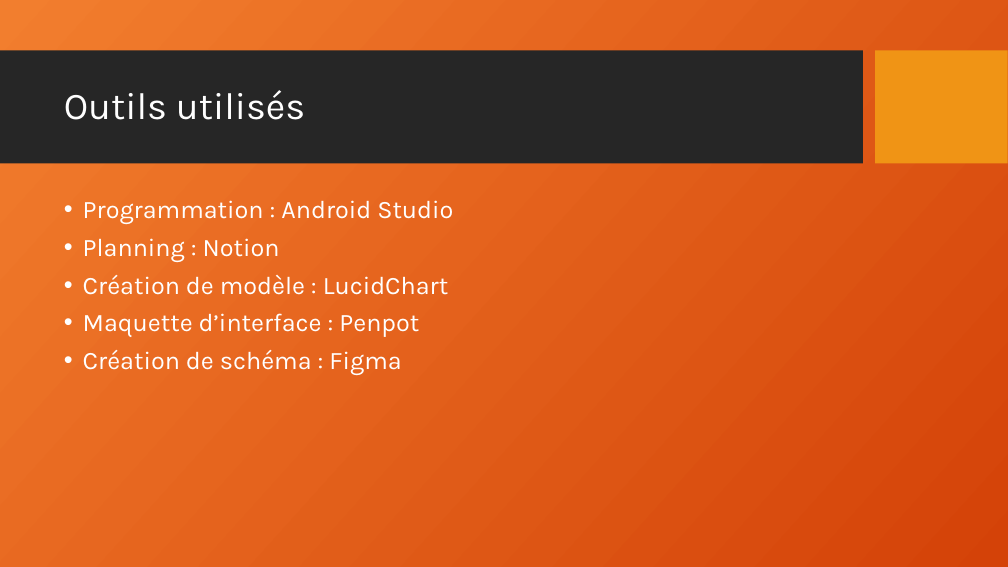
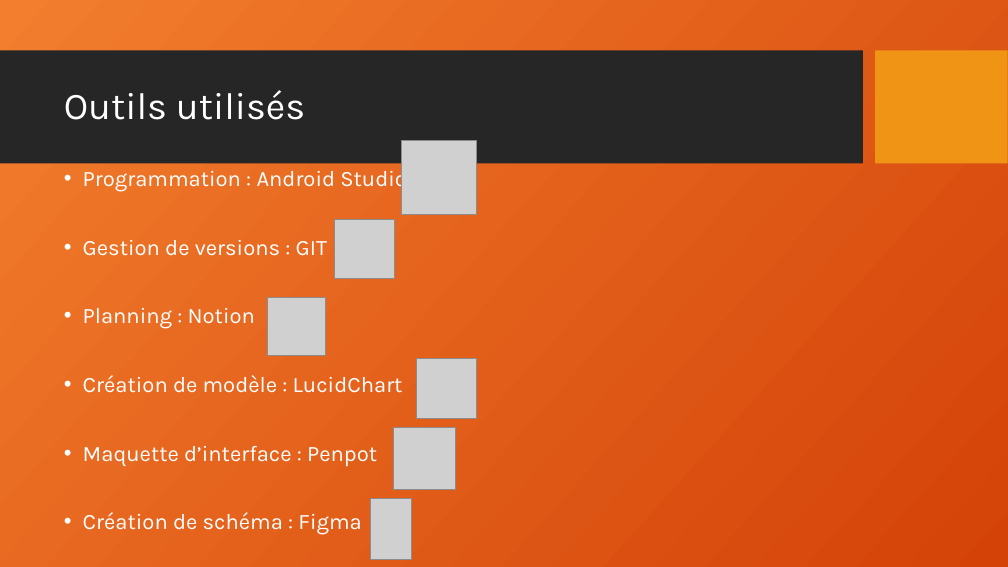
Before and after one commit to gxfab/SY43_P2022, a slide deck: slide 7 of SY43-Presentation-Lafo-cheuse.odp (slide 5 before the commit). Drawn at 1008x567 pixels with LibreOffice and Linux fonts; fonts in the diff are those of the drawing; grey boxes stand for pictures; background and template pictures are left out. Boxes give left, top, right and bottom in pixels: in the first picture for what was removed or moved away, otherwise in the second. Text is boxed around its words. In the diff, an @@ line names an element or a change of style, - is before the commit and + after.

Commit message:
Changed and added some slides

```diff
--- a/SY43-Presentation-Lafo-cheuse.odp
+++ b/SY43-Presentation-Lafo-cheuse.odp
@@ picture added at <box>402,140,476,214</box> @@
@@ text "Programmation : Android Studio": place and size @@
-text "Programmation : Android Studio" at <box>83,200,453,375</box>
+text "Programmation : Android Studio" at <box>83,166,407,535</box>
@@ text at <box>83,166,407,535</box>: size 24 to 21 pt in "Programmation : Android Studio", "Planning : Notion", "Création de modèle : LucidChart", "Maquette d’interface : Penpot" and 1 more places @@
@@ picture added at <box>335,219,395,279</box> @@
@@ text at <box>83,240,327,256</box>: paragraph added @@
+• Gestion de versions : GIT
@@ picture added at <box>268,298,325,355</box> @@
@@ picture added at <box>417,358,477,419</box> @@
@@ picture added at <box>394,427,455,488</box> @@
@@ picture added at <box>371,499,412,560</box> @@
```
Also in this commit, not shown: 4 other slides changed, 7 slides added.
